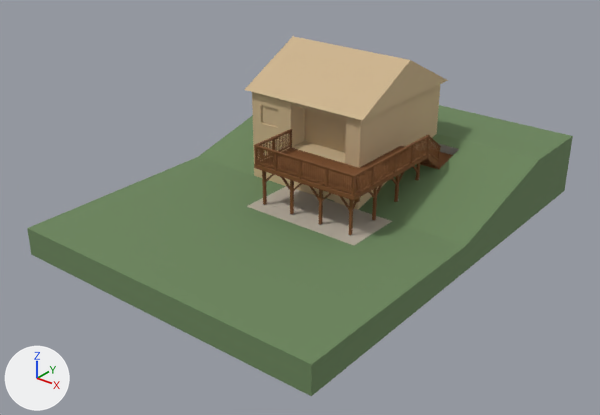
Renders of the glTF model bow-street-deck/deck.glb from each side of a commit.
The view is the same before and after, from a 50 mm camera at (27.0, -32.9, 19.4) aimed at (2.0, -1.7, 0.0). Arrows for +X, +Y and +Z are at lower left; the lights stay in place. The picture after the commit comes second. Vertices at exactly the same position are counted once.

Script lines for the objects in view, before the commit:
```python
mat_house = principled_material('house')
mat_house.base_color = (0.612, 0.456, 0.268)  # beige #cdb48d
mat_house.roughness = 0.9
me_mesh_0 = bpy.data.meshes.new('Mesh_0')
me_mesh_0.from_pydata(...)  # 3631 vertices, 5762 faces, 5633 loose edges; spans x -7.3..11.0, y -12.2..12.5, z -1.5..7.3
# faces by material slot: [47, 439, 864, 167, 4245]
me_mesh_0.materials.append(mat_yard)  # green #6b865c
me_mesh_0.materials.append(mat_concrete)  # grey #9f9f9a
me_mesh_0.materials.append(mat_patio)  # grey #b9af9f
me_mesh_0.materials.append(mat_house)  # beige #cdb48d
me_mesh_0.materials.append(mat_lumber)  # brown #794b24
ob_bow_street_deck = bpy.data.objects.new('Bow Street deck', me_mesh_0)
ob_bow_street_deck.location = (0.0, 0.0, 0.0)
```
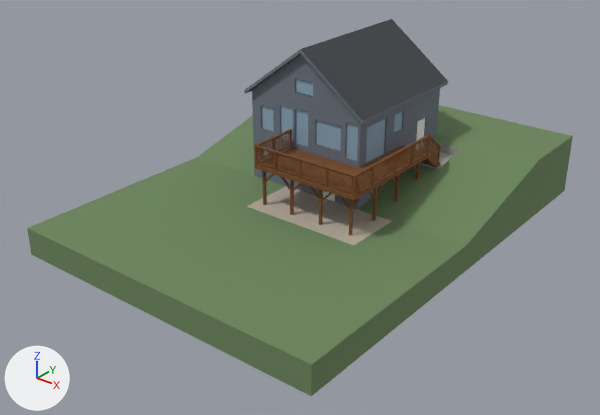
Diff of the bpy script that builds the scene:
```diff
--- a/bow-street-deck/deck.glb.py
+++ b/bow-street-deck/deck.glb.py
@@ mat_house @@
 mat_house = principled_material('house')
-mat_house.base_color = (0.612, 0.456, 0.268)  # beige #cdb48d
+mat_house.base_color = (0.156, 0.181, 0.227)  # greyish blue #6e7683
 mat_house.roughness = 0.9
@@ mat_door @@
+mat_door = principled_material('door')
+mat_door.base_color = (0.852, 0.852, 0.813)  # white #eeeee9
+mat_door.roughness = 0.9
@@ mat_ledger @@
+mat_ledger = principled_material('ledger')
+mat_ledger.base_color = (0.401, 0.173, 0.0707)  # brown #aa734b
+mat_ledger.roughness = 0.9
@@ mat_roof @@
+mat_roof = principled_material('roof')
+mat_roof.base_color = (0.0561, 0.0608, 0.0707)  # dark grey #43464b
+mat_roof.roughness = 0.9
@@ mat_glass @@
+mat_glass = principled_material('glass')
+mat_glass.base_color = (0.268, 0.401, 0.516)  # greyish blue #8daabe
+mat_glass.roughness = 0.9
@@ me_mesh_0 @@
 # used by ob_bow_street_deck; location = (0.0, 0.0, 0.0)
-me_mesh_0.from_pydata(...)  # 3631 vertices, 5762 faces, 5633 loose edges; spans x -7.3..11.0, y -12.2..12.5, z -1.5..7.3
+me_mesh_0.from_pydata(...)  # 3821 vertices, 6208 faces, 6135 loose edges; spans x -7.3..11.0, y -12.2..12.5, z -1.5..8.1
+# me_mesh_0 part 1: 2 vertices moved from x -2.1..-0.9, y 0.1, z 3.4 to x -2.1..-1.4, y 0.0..0.1, z 4.4; 18 vertices removed from x -3.0..4.9, y 0.0..4.0, z 0.0..7.3; 208 vertices added at x -3.0..4.9, y -0.3..8.2, z 0.0..8.1
+# me_mesh_0 part 2: 2 faces spanning x 2.1..3.0, y 0.1, z 0.0..2.0 switch from mat_house (beige #cdb48d) to mat_door (white #eeeee9)
+# me_mesh_0 part 3: 13 faces spanning x 4.6..6.6, y 4.9..7.1, z 1.2..1.3 switch from mat_lumber (brown #794b24) to mat_concrete (grey #9f9f9a)
 me_mesh_0.materials.append(mat_yard)
 me_mesh_0.materials.append(mat_patio)
+me_mesh_0.materials.append(mat_roof)  # dark grey #43464b
+me_mesh_0.materials.append(mat_glass)  # greyish blue #8daabe
+me_mesh_0.materials.append(mat_ledger)  # brown #aa734b
```

Boxes [x1, y1, x2, y2] around the edits, measured in the pictures (600 x 415 px):
'Bow Street deck', recoloured, reshaped (brown to grey): before [27, 36, 573, 396]; after [27, 19, 573, 396]
part 1 of me_mesh_0, reshaped: before [244, 36, 448, 210]; after [244, 19, 448, 210]
part 2 of me_mesh_0, recoloured: before [323, 191, 335, 201]
part 3 of me_mesh_0, recoloured (brown to grey): [420, 152, 453, 169] in both
